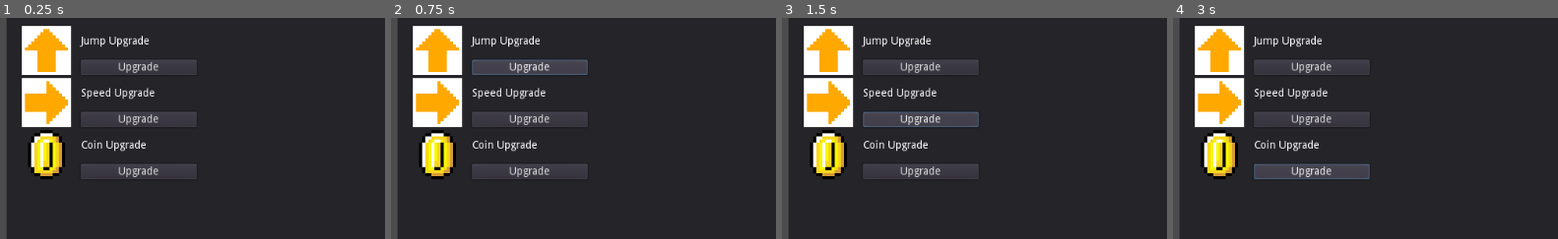
Above: before the commit, frames 1-4 (left to right).
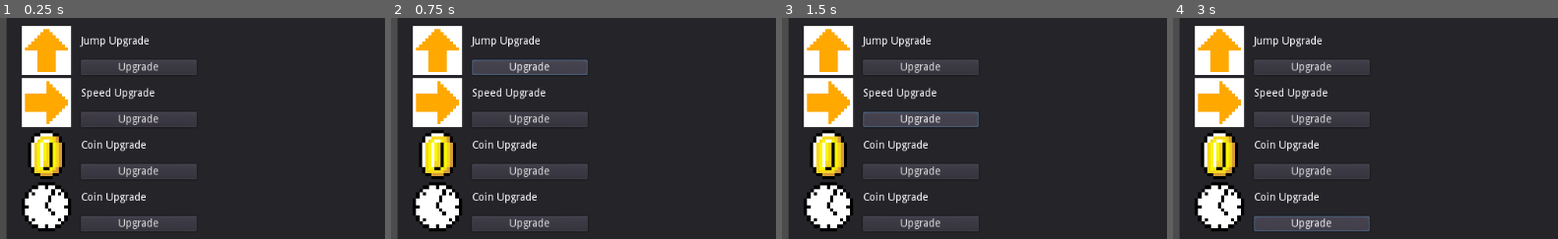
Above: after the commit, the same moments.

Repository: 20brittains/ComputerGameSimulationProgramming
Game: Godot game, scene res://Scenes/UpgradeScreen.tscn
Two runs of this game, one before a commit and one after it. Both use one fixed random seed, a clock stepped at 60 frames per second and the inputs below. This scene is started directly instead of the project's main scene.
Inputs:
- Up to frame 1 (0.25 s): no input
- Up to frame 2 (0.75 s): click "Upgrade" at 0.5 s
- Up to frame 3 (1.5 s): click "Upgrade" at 1.25 s
- Up to frame 4 (3 s): click "Upgrade" at 2 s; click "Upgrade" at 2.75 s
The pictures show only the part of the screen within x 0-50%, y 3-53%; the shares and areas given below are measured in that part.

The runs differ from the first frame. In frame 1, 3.9% of the frame differs, in the area x 5-52%, y 74-97%; in frame 2, 3.9%; in frame 3, 3.9%; in frame 4, 4.9%, in the area x 5-52%, y 66-97%.
Error in both runs: Invalid get index 'jump_ratio' (on base: 'null instance'). (res://Scripts/UpgradeScreenCloseButton.gd:9)

Commit message:
Added more upgrades

Diff:
--- a/Scenes/Player.tscn
+++ b/Scenes/Player.tscn
@@ -6,6 +6,7 @@
 [ext_resource path="res://Scripts/QuitButton.gd" type="Script" id=4]
 [ext_resource path="res://Sprites/Coin.png" type="Texture" id=5]
 [ext_resource path="res://Scripts/CoinCounter.gd" type="Script" id=6]
+[ext_resource path="res://Scenes/Timer.gd" type="Script" id=7]
 
 [sub_resource type="RectangleShape2D" id=1]
 extents = Vector2( 32, 32 )
@@ -16,6 +17,10 @@
 
 [sub_resource type="DynamicFont" id=3]
 size = 32
+font_data = ExtResource( 3 )
+
+[sub_resource type="DynamicFont" id=4]
+size = 69
 font_data = ExtResource( 3 )
 
 [node name="Player" type="KinematicBody2D"]
@@ -92,4 +97,23 @@
 __meta__ = {
 "_edit_use_anchors_": false
 }
+
+[node name="Timer" type="Label" parent="CanvasLayer"]
+anchor_right = 1.0
+margin_left = 300.0
+margin_top = 10.0
+margin_right = -300.0
+margin_bottom = 60.0
+custom_fonts/font = SubResource( 4 )
+text = "999"
+align = 1
+valign = 1
+__meta__ = {
+"_edit_use_anchors_": false
+}
+
+[node name="Timer" type="Timer" parent="CanvasLayer/Timer"]
+wait_time = 5.0
+one_shot = true
+script = ExtResource( 7 )
 [connection signal="button_up" from="CanvasLayer/QuitButton" to="CanvasLayer/QuitButton" method="_on_QuitButton_button_up"]
--- /dev/null
+++ b/Scenes/Timer.gd
@@ -0,0 +1,4 @@
+extends Timer
+
+func _process(delta):
+	get_parent().text = str(int(self.time_left))
--- a/Scenes/UpgradeScreen.tscn
+++ b/Scenes/UpgradeScreen.tscn
@@ -1,9 +1,10 @@
-[gd_scene load_steps=5 format=2]
+[gd_scene load_steps=6 format=2]
 
 [ext_resource path="res://Sprites/Jump_Upgrade.png" type="Texture" id=1]
 [ext_resource path="res://Scripts/UpgradeScreenCloseButton.gd" type="Script" id=2]
 [ext_resource path="res://Sprites/Coin.png" type="Texture" id=3]
 [ext_resource path="res://Sprites/Speed_Upgrade.png" type="Texture" id=4]
+[ext_resource path="res://Sprites/TimeUpgrade.png" type="Texture" id=5]
 
 [node name="MarginContainer" type="MarginContainer"]
 anchor_right = 1.0
@@ -183,6 +184,52 @@
 margin_bottom = 64.0
 text = "Upgrade"
 
+[node name="TimeUpgrade" type="HBoxContainer" parent="Panel/HBoxContainer/VBoxContainer"]
+margin_top = 204.0
+margin_right = 227.0
+margin_bottom = 268.0
+
+[node name="VBoxContainer" type="VBoxContainer" parent="Panel/HBoxContainer/VBoxContainer/TimeUpgrade"]
+margin_right = 64.0
+margin_bottom = 64.0
+
+[node name="TextureRect" type="TextureRect" parent="Panel/HBoxContainer/VBoxContainer/TimeUpgrade/VBoxContainer"]
+margin_right = 64.0
+margin_bottom = 64.0
+rect_min_size = Vector2( 64, 64 )
+size_flags_horizontal = 3
+size_flags_vertical = 3
+texture = ExtResource( 5 )
+expand = true
+stretch_mode = 1
+
+[node name="VBoxContainer3" type="VBoxContainer" parent="Panel/HBoxContainer/VBoxContainer/TimeUpgrade"]
+margin_left = 68.0
+margin_right = 73.0
+margin_bottom = 64.0
+rect_min_size = Vector2( 5, 0 )
+
+[node name="VBoxContainer2" type="VBoxContainer" parent="Panel/HBoxContainer/VBoxContainer/TimeUpgrade"]
+margin_left = 77.0
+margin_right = 227.0
+margin_bottom = 64.0
+rect_min_size = Vector2( 0, 32 )
+
+[node name="TimerUpgrade" type="Label" parent="Panel/HBoxContainer/VBoxContainer/TimeUpgrade/VBoxContainer2"]
+margin_right = 150.0
+margin_bottom = 40.0
+rect_min_size = Vector2( 150, 0 )
+size_flags_horizontal = 3
+size_flags_vertical = 3
+text = "Coin Upgrade"
+valign = 1
+
+[node name="TimerUpgradeButton" type="Button" parent="Panel/HBoxContainer/VBoxContainer/TimeUpgrade/VBoxContainer2"]
+margin_top = 44.0
+margin_right = 150.0
+margin_bottom = 64.0
+text = "Upgrade"
+
 [node name="VBoxContainer2" type="VBoxContainer" parent="Panel/HBoxContainer"]
 margin_left = 231.0
 margin_right = 231.0
@@ -192,3 +239,6 @@
 }
 [connection signal="button_up" from="Panel/CloseButton" to="." method="_on_CloseButton_button_up"]
 [connection signal="button_up" from="Panel/HBoxContainer/VBoxContainer/JumpUpgrade/VBoxContainer2/JumpUpgradeButton" to="." method="_on_JumpUpgradeButton_button_up"]
+[connection signal="button_up" from="Panel/HBoxContainer/VBoxContainer/SpeedUpgrade/VBoxContainer2/SpeedUpgradeButton" to="." method="_on_SpeedUpgradeButton_button_up"]
+[connection signal="button_up" from="Panel/HBoxContainer/VBoxContainer/CoinUpgrade/VBoxContainer2/CoinUpgradeButton" to="." method="_on_CoinUpgradeButton_button_up"]
+[connection signal="button_up" from="Panel/HBoxContainer/VBoxContainer/TimeUpgrade/VBoxContainer2/TimerUpgradeButton" to="." method="_on_TimerUpgradeButton_button_up"]
--- a/Scenes/World.tscn
+++ b/Scenes/World.tscn
@@ -5,7 +5,7 @@
 [ext_resource path="res://Sprites/icon.png" type="Texture" id=3]
 [ext_resource path="res://Scenes/Coin.tscn" type="PackedScene" id=4]
 
-[node name="World" type="Node"]
+[node name="World1" type="Node"]
 
 [node name="Floor" parent="." instance=ExtResource( 2 )]
 position = Vector2( 392, 377 )
--- a/Scripts/Player.gd
+++ b/Scripts/Player.gd
@@ -9,6 +9,7 @@
 var jump_ratio = 0
 var coins = 0
 var coin_multiplier = 1
+var timer_upgrade_ratio = 1
 
 var Upgrade_Screen_Scene = load("res://Scenes/UpgradeScreen.tscn")
 
@@ -63,3 +64,7 @@
 		get_node("CanvasLayer").add_child(up)
 	elif Input.is_action_just_pressed("upgrade_menu") and has_node("CanvasLayer/UpgradeScreen"):
 		get_node("CanvasLayer/UpgradeScreen").queue_free()
+
+	if Input.is_action_just_pressed("ui_home"):
+		$CanvasLayer/Timer/Timer.wait_time *= timer_upgrade_ratio
+		$CanvasLayer/Timer/Timer.start()
--- a/Scripts/UpgradeScreenCloseButton.gd
+++ b/Scripts/UpgradeScreenCloseButton.gd
@@ -9,4 +9,10 @@
 	player_node.jump_ratio += .1
 
 func _on_CoinUpgradeButton_button_up():
+	player_node.coin_multiplier += 1
+
+func _on_SpeedUpgradeButton_button_up():
 	player_node.speed_ratio += .1
+
+func _on_TimerUpgradeButton_button_up():
+	player_node.timer_upgrade_ratio += 0.5
Not shown: 1 places in Scenes/Player.tscn that only renumber resources
Binary file added: Sprites/TimeUpgrade.png
Not shown, added: Sprites/TimeUpgrade.png.import
